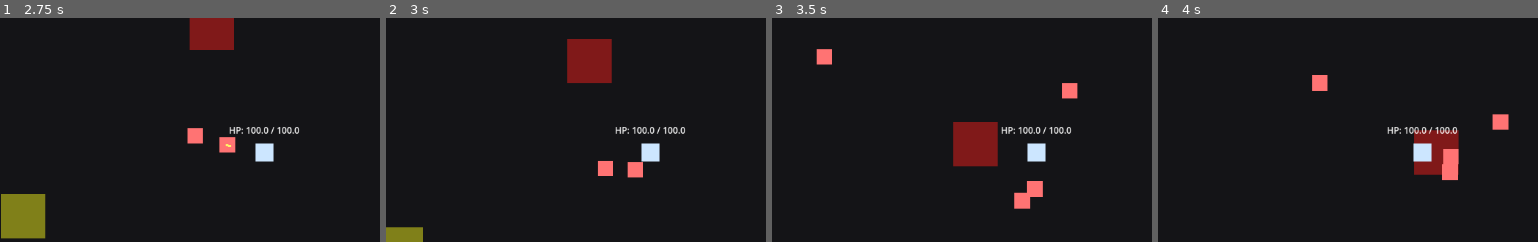
Above: before the commit, frames 1-4 (left to right).
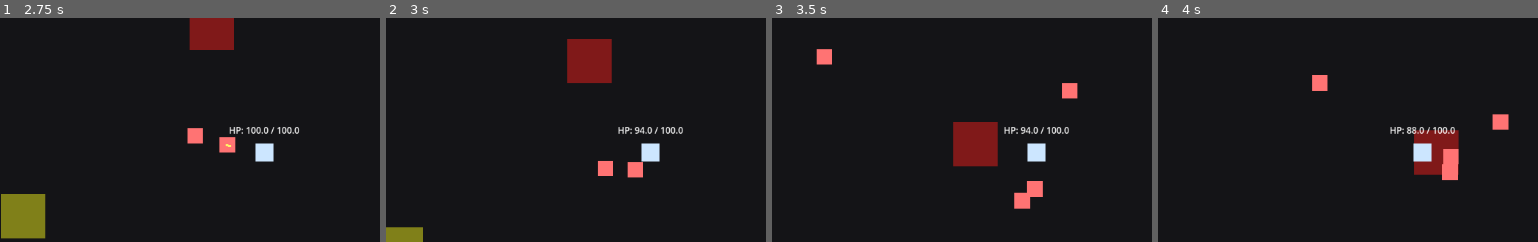
Above: after the commit, the same moments.

Repository: KevinRabbe/bullet-hell-roughe-lite
Game: Godot game, scene res://scenes/Main.tscn
Two runs of this game, one before a commit and one after it. Both use one fixed random seed, a clock stepped at 60 frames per second and the inputs below.
Inputs:
- Up to frame 1 (2.75 s): tap Enter at 0.5 s; hold D (move_right) 0.53-1.28 s; hold E (interact) 0.53-1.28 s; hold S (move_down) 1.28-2.03 s; tap E (interact) at 1.35 s; hold D (move_right) from 2.03 s (still down); hold E (interact) from 2.03 s (still down)
- Up to frame 2 (3 s): release D (move_right) at 2.78 s; release E (interact) at 2.78 s; hold W (move_up) from 2.78 s (still down); tap E (interact) at 2.85 s
- Up to frame 3 (3.5 s): keep holding W (move_up)
- Up to frame 4 (4 s): release W (move_up) at 3.53 s; hold A (move_left) from 3.53 s (still down); hold E (interact) from 3.53 s (still down)
The pictures show only the part of the screen within x 18-68%, y 20-70%; the shares and areas given below are measured in that part.

Frame 1 is identical in both runs. In frame 2, 0.4% of the frame differs, in the area x 60-79%, y 48-52%; in frame 3, 0.4%; in frame 4, 0.4%.

Commit message:
Make enemy damage verification reliable

Diff:
--- a/scripts/enemy.gd
+++ b/scripts/enemy.gd
@@ -4,7 +4,7 @@
 @export var max_hp: float = 20.0
 @export var target_path: NodePath
 @export var contact_damage: float = 6.0
-@export var contact_range: float = 28.0
+@export var contact_range: float = 55.0
 @export var damage_interval_seconds: float = 0.75
 
 var target: Node2D
@@ -16,12 +16,14 @@
 	add_to_group("enemies")
 	if target_path != NodePath():
 		target = get_node_or_null(target_path)
+	_find_player_if_needed()
 
 func set_target(new_target: Node2D) -> void:
 	target = new_target
 
 func _physics_process(delta: float) -> void:
 	damage_cooldown_left = maxf(damage_cooldown_left - delta, 0.0)
+	_find_player_if_needed()
 
 	if target == null or not is_instance_valid(target):
 		velocity = Vector2.ZERO
@@ -38,6 +40,15 @@
 	if current_hp <= 0.0:
 		queue_free()
 
+func _find_player_if_needed() -> void:
+	if target != null and is_instance_valid(target):
+		return
+	var players := get_tree().get_nodes_in_group("players")
+	if players.is_empty():
+		return
+	if players[0] is Node2D:
+		target = players[0] as Node2D
+
 func _try_damage_player() -> void:
 	if damage_cooldown_left > 0.0:
 		return
@@ -45,9 +56,11 @@
 		return
 	if not target.has_method("take_damage"):
 		return
-	if global_position.distance_to(target.global_position) > contact_range:
+
+	var distance_to_player := global_position.distance_to(target.global_position)
+	if distance_to_player > contact_range:
 		return
 
-	print("Enemy hit player for %.1f damage." % contact_damage)
+	print("ENEMY HIT PLAYER | distance %.1f | damage %.1f" % [distance_to_player, contact_damage])
 	target.call("take_damage", contact_damage)
 	damage_cooldown_left = damage_interval_seconds
